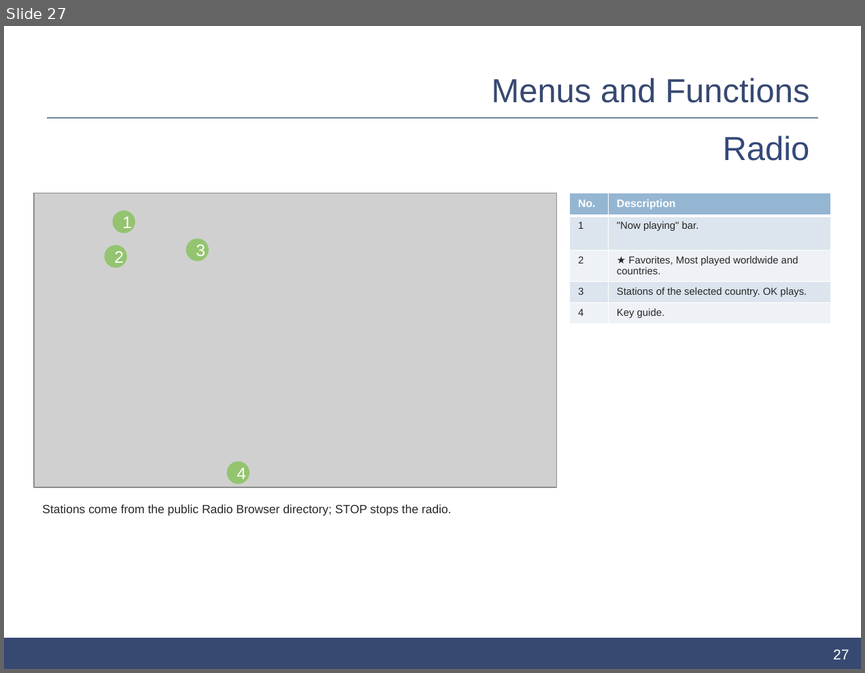
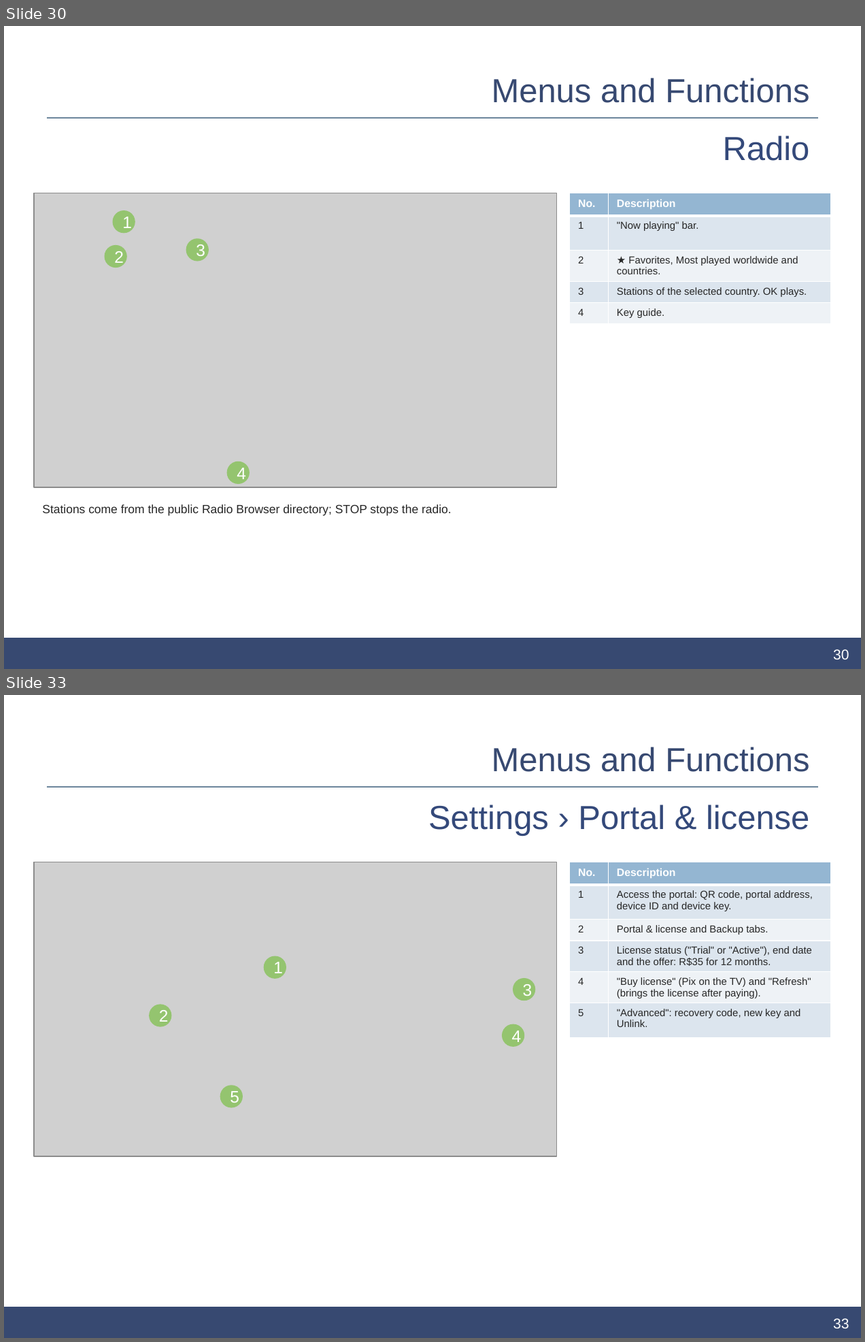
Before and after one commit to johnosd/ccplaytv, a slide deck: release/samsung/kit/ui-description/CCPlayTV_UI_Description_0.2.1.pptx. Shown one above the other, each under a label of ours: slide 27 before the commit, slides 30 and 33 after it; the slides between them are not shown. The pictures are 865x673 and 865x1342 pixels, drawn with LibreOffice and Linux fonts; fonts in the diff are those of the drawing; grey boxes stand for pictures; background and template pictures are left out. Boxes give left, top, right and bottom in pixels: in the first picture for what was removed or moved away, otherwise in the second. Text is boxed around its words. In the diff, an @@ line names an element or a change of style, - is before the commit and + after.

```diff
--- a/release/samsung/kit/ui-description/CCPlayTV_UI_Description_0.2.1.pptx
+++ b/release/samsung/kit/ui-description/CCPlayTV_UI_Description_0.2.1.pptx
@@ slide 33 added at (x1=4, y1=695, x2=861, y2=1338), background #FFFFFF; not listed: 2 template elements that a slide beside it also shows @@
@@ title added at (x1=492, y1=747, x2=809, y2=772), 28 pt, text #374971 @@
+Menus and Functions
@@ text added at (x1=428, y1=804, x2=809, y2=836), 28 pt, text #34497A @@
+Settings › Portal & license
@@ picture added at (x1=34, y1=862, x2=557, y2=1156) @@
@@ table added at (x1=570, y1=862, x2=831, y2=1055), 6 rows, 2 columns @@
+No. | Description
+1 | Access the portal: QR code, portal address, device ID and device key.
+2 | Portal & license and Backup tabs.
+3 | License status ("Trial" or "Active"), end date and the offer: R$35 for 12 months.
+4 | "Buy license" (Pix on the TV) and "Refresh" (brings the license after paying).
+5 | "Advanced": recovery code, new key and Unlink.
@@ ellipse added at (x1=264, y1=957, x2=285, y2=978), fill #94C46F, outline #94C46F 2 pt, 14 pt, text #FFFFFF @@
+1
@@ ellipse added at (x1=514, y1=979, x2=534, y2=1000), fill #94C46F, outline #94C46F 2 pt, 14 pt, text #FFFFFF @@
+3
@@ ellipse added at (x1=150, y1=1005, x2=171, y2=1025), fill #94C46F, outline #94C46F 2 pt, 14 pt, text #FFFFFF @@
+2
@@ ellipse added at (x1=502, y1=1025, x2=524, y2=1045), fill #94C46F, outline #94C46F 2 pt, 14 pt, text #FFFFFF @@
+4
@@ ellipse added at (x1=222, y1=1086, x2=242, y2=1106), fill #94C46F, outline #94C46F 2 pt, 14 pt, text #FFFFFF @@
+5
@@ page number added at (x1=833, y1=1318, x2=849, y2=1328), 12 pt, text #FFFFFF @@
+33
@@ what was slide 27 is now slide 30 @@
@@ page number at (x1=833, y1=649, x2=849, y2=659): text changed @@
-27
+30
```
Also in this commit, not shown: 8 slides changed, 5 other slides added, 30 other files.
